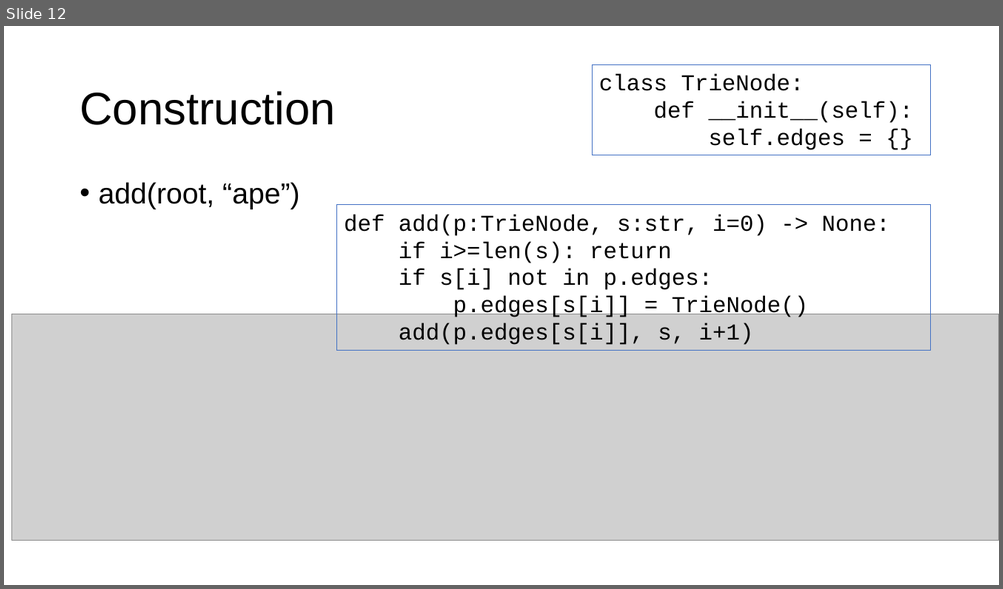
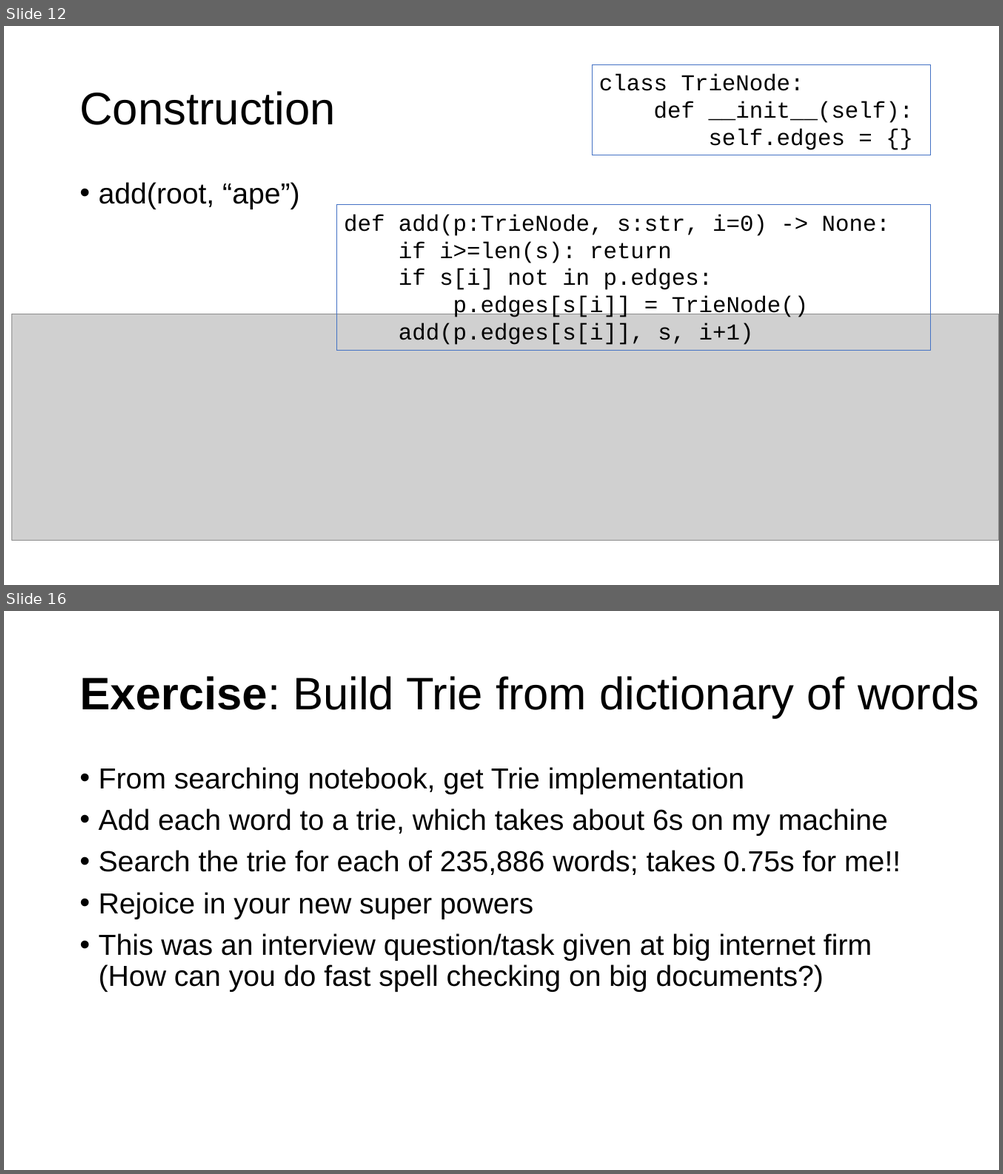
Before and after one commit to parrt/msds689, a slide deck: notes/searching.pptx. Shown one above the other, each under a label of ours: slide 12 before the commit, slides 12 and 16 after it; the slides between them are not shown. The pictures are 1003x589 and 1003x1174 pixels, drawn with LibreOffice and Linux fonts; fonts in the diff are those of the drawing; grey boxes stand for pictures; background and template pictures are left out. Boxes give left, top, right and bottom in pixels: in the first picture for what was removed or moved away, otherwise in the second. Text is boxed around its words. In the diff, an @@ line names an element or a change of style, - is before the commit and + after.

```diff
--- a/notes/searching.pptx
+++ b/notes/searching.pptx
@@ slide 16 added at box(4, 611, 999, 1170), background #FFFFFF @@
@@ title added at box(79, 676, 979, 718), 44 pt, text #000000 @@
+Exercise: Build Trie from dictionary of words
@@ text added at box(99, 767, 900, 992), 28 pt, text #000000 @@
+• From searching notebook, get Trie implementation
+• Add each word to a trie, which takes about 6s on my machine
+• Search the trie for each of 235,886 words; takes 0.75s for me!!
+• Rejoice in your new super powers
+• This was an interview question/task given at big internet firm
+  (How can you do fast spell checking on big documents?)
```
Also in this commit, not shown: 2 slides changed, 5 other slides added, 4 other files.
